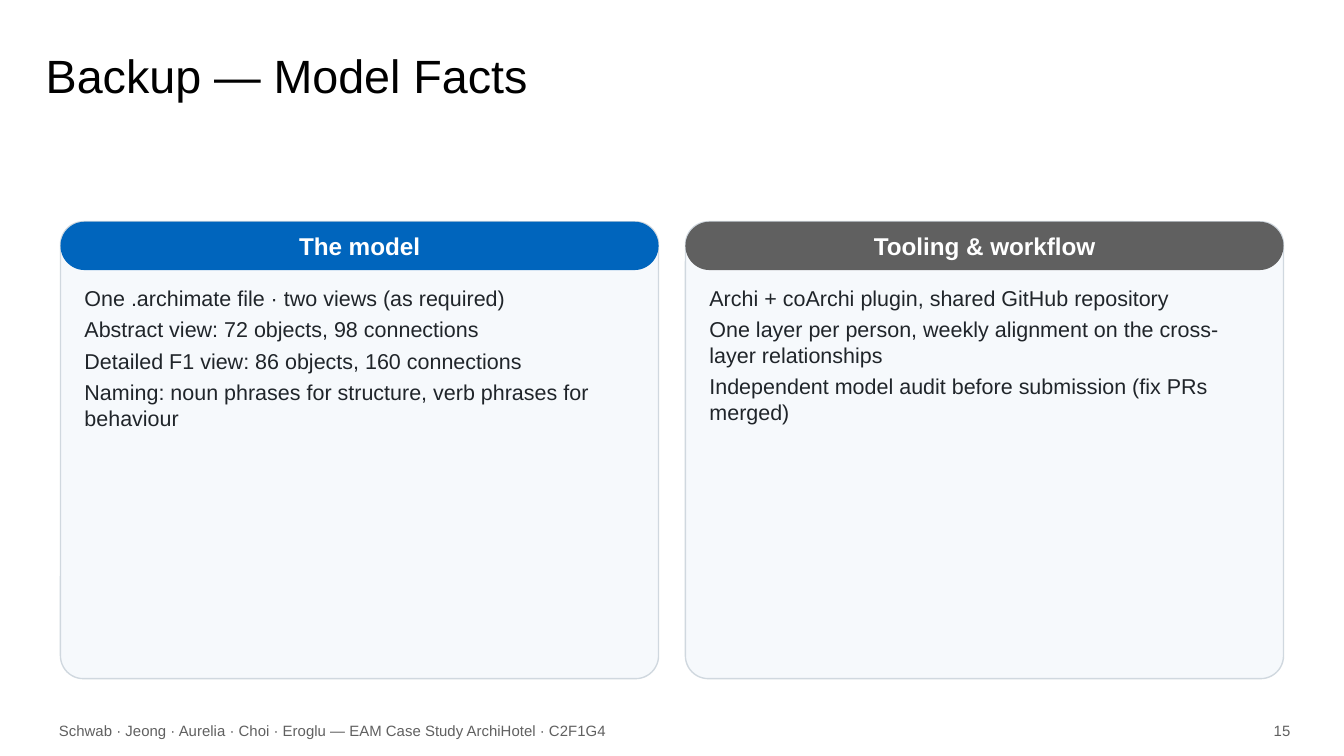
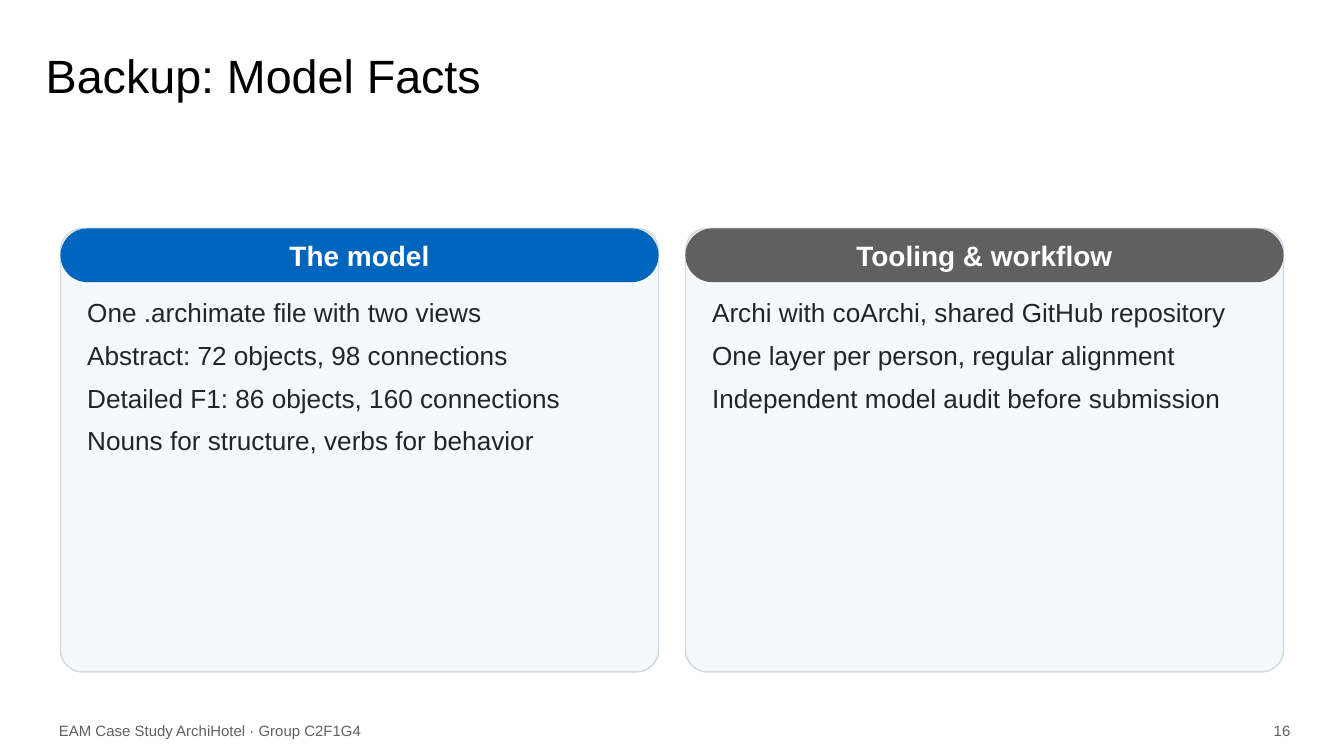
Before and after one commit to KatrinSchw/enterprise-architecture-model, a slide deck: slide 16 of slides/C2F1G4.pptx (slide 15 before the commit). Drawn at 1344x756 pixels with LibreOffice and Linux fonts; fonts in the diff are those of the drawing; background and template pictures are left out. Boxes give left, top, right and bottom in pixels: in the first picture for what was removed or moved away, otherwise in the second. Text is boxed around its words. In the diff, an @@ line names an element or a change of style, - is before the commit and + after.

```diff
--- a/slides/C2F1G4.pptx
+++ b/slides/C2F1G4.pptx
@@ title at [46, 59, 481, 102]: text changed @@
-Backup — Model Facts
+Backup: Model Facts
@@ rounded rectangle "The model": place and size @@
-rounded rectangle "The model" at [60, 222, 659, 270]
+rounded rectangle "The model" at [60, 228, 659, 282]
@@ rounded rectangle "The model" at [60, 228, 659, 282]: size 13 to 15 pt @@
@@ rounded rectangle: place and size @@
-rounded rectangle at [60, 222, 659, 679]
+rounded rectangle at [60, 228, 659, 672]
@@ rounded rectangle "Tooling & workflow" at [685, 228, 1284, 282]: size 13 to 15 pt @@
@@ rounded rectangle "Tooling & workflow": place and size @@
-rounded rectangle "Tooling & workflow" at [685, 222, 1284, 270]
+rounded rectangle "Tooling & workflow" at [685, 228, 1284, 282]
@@ rounded rectangle: place and size @@
-rounded rectangle at [685, 222, 1284, 679]
+rounded rectangle at [685, 228, 1284, 672]
@@ text at [87, 303, 560, 454]: text changed; size 11.5 to 14 pt @@
-One .archimate file · two views (as required)
-Abstract view: 72 objects, 98 connections
-Detailed F1 view: 86 objects, 160 connections
-Naming: noun phrases for structure, verb phrases for behaviour
+One .archimate file with two views
+Abstract: 72 objects, 98 connections
+Detailed F1: 86 objects, 160 connections
+Nouns for structure, verbs for behavior
@@ text at [712, 303, 1225, 414]: text changed; size 11.5 to 14 pt @@
-Archi + coArchi plugin, shared GitHub repository
-One layer per person, weekly alignment on the cross-layer relationships
-Independent model audit before submission (fix PRs merged)
+Archi with coArchi, shared GitHub repository
+One layer per person, regular alignment
+Independent model audit before submission
@@ text at [59, 725, 361, 739]: text changed @@
-Schwab · Jeong · Aurelia · Choi · Eroglu — EAM Case Study ArchiHotel · C2F1G4
+EAM Case Study ArchiHotel · Group C2F1G4
```
Also in this commit, not shown: 13 other slides changed, 1 slide added, 1 other file.
